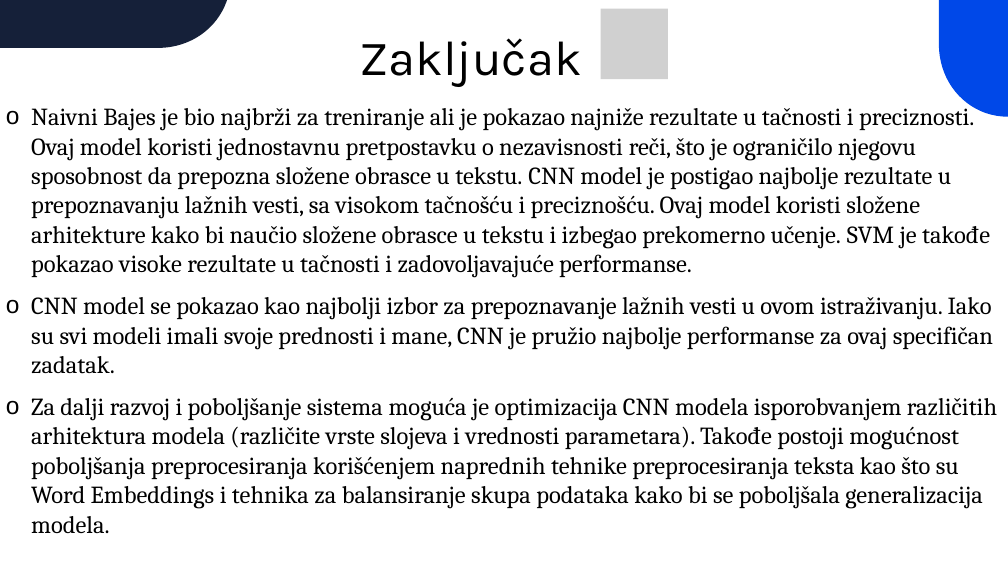
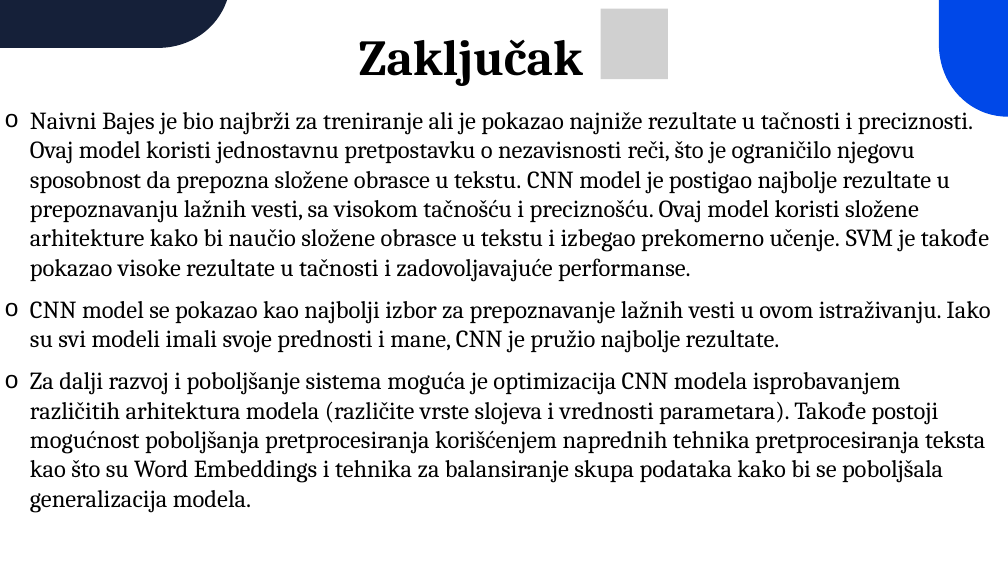
Before and after one commit to SonjaBaljicki/fake-news-detection, a slide deck: slide 11 of Fake-news-detection.pptx. Drawn at 1008x567 pixels with LibreOffice and Linux fonts; fonts in the diff are those of the drawing; grey boxes stand for pictures. Boxes give left, top, right and bottom in pixels: in the first picture for what was removed or moved away, otherwise in the second. Text is boxed around its words. In the diff, an @@ line names an element or a change of style, - is before the commit and + after.

```diff
--- a/Fake-news-detection.pptx
+++ b/Fake-news-detection.pptx
@@ text "Zaključak" at bbox=[359, 40, 583, 86]: size 70 to 72 pt, font Karla to Cambria, bold on @@
@@ text at bbox=[30, 301, 990, 513]: text changed @@
-o CNN model se pokazao kao najbolji izbor za prepoznavanje lažnih vesti u ovom istraživanju. Iako su svi modeli imali svoje prednosti i mane, CNN je pružio najbolje performanse za ovaj specifičan zadatak.
-o Za dalji razvoj i poboljšanje sistema moguća je optimizacija CNN modela isporobvanjem različitih arhitektura modela (različite vrste slojeva i vrednosti parametara). Takođe postoji mogućnost poboljšanja preprocesiranja korišćenjem naprednih tehnike preprocesiranja teksta kao što su Word Embeddings i tehnika za balansiranje skupa podataka kako bi se poboljšala generalizacija modela.
+o CNN model se pokazao kao najbolji izbor za prepoznavanje lažnih vesti u ovom istraživanju. Iako su svi modeli imali svoje prednosti i mane, CNN je pružio najbolje rezultate.
+o Za dalji razvoj i poboljšanje sistema moguća je optimizacija CNN modela isprobavanjem različitih arhitektura modela (različite vrste slojeva i vrednosti parametara). Takođe postoji mogućnost poboljšanja pretprocesiranja korišćenjem naprednih tehnika pretprocesiranja teksta kao što su Word Embeddings i tehnika za balansiranje skupa podataka kako bi se poboljšala generalizacija modela.
```
Also in this commit, not shown: 11 other slides changed, 6 other files.
